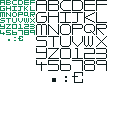
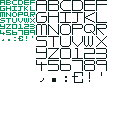
Two versions of the same layered image (128x128). Layer-by-layer changes:
painted on "Layer #1" over (2, 36, 102, 82)
